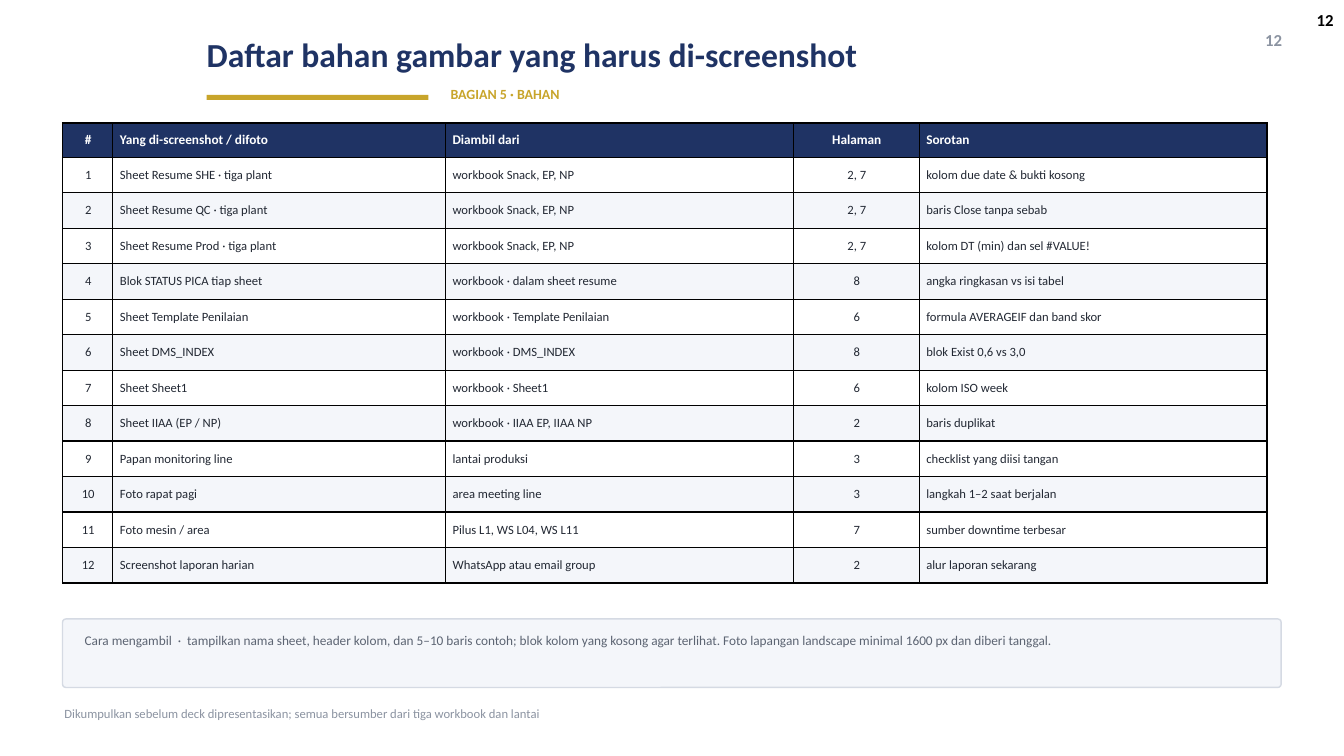
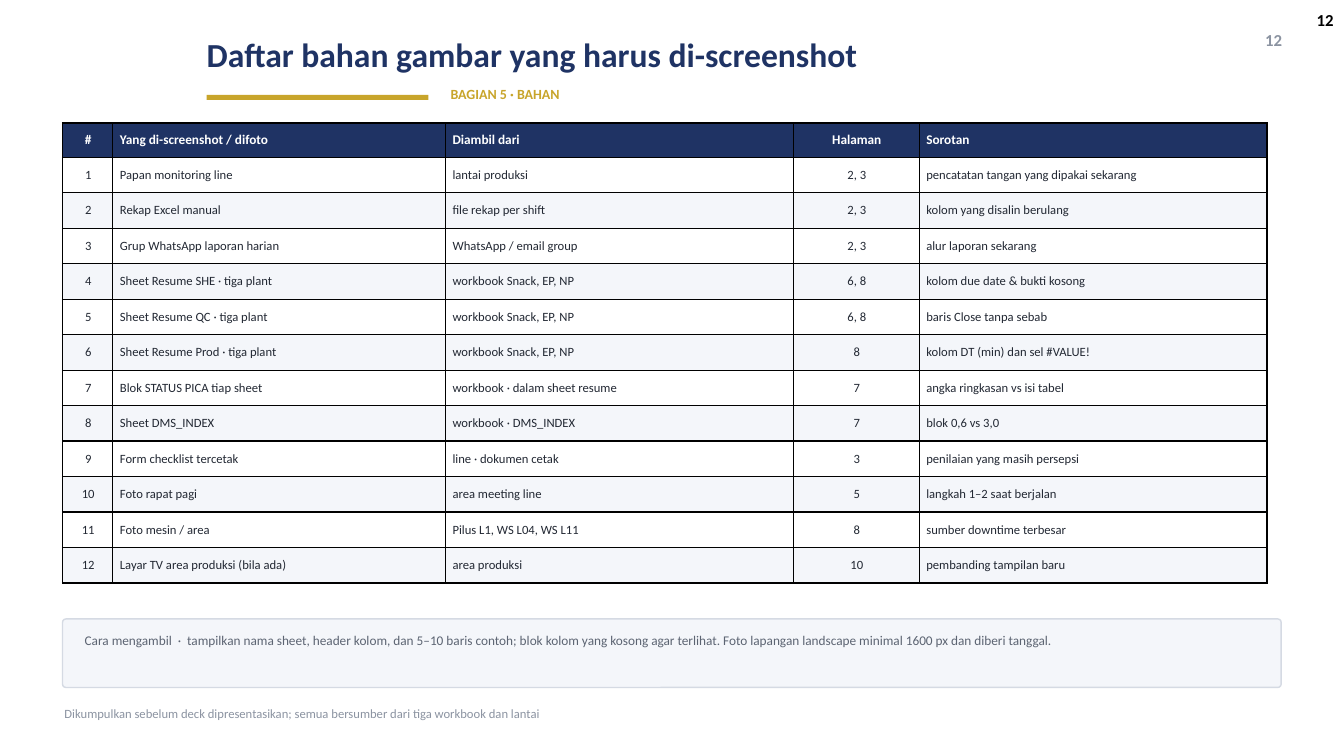
Before and after one commit to GalaxyDust/DailyMonitoringSystem_App, a slide deck: slide 12 of docs/DMS_Digitalisasi_v1.pptx. Drawn at 1344x756 pixels with LibreOffice and Linux fonts; fonts in the diff are those of the drawing; background and template pictures are left out. Boxes give left, top, right and bottom in pixels: in the first picture for what was removed or moved away, otherwise in the second. Text is boxed around its words. In the diff, an @@ line names an element or a change of style, - is before the commit and + after.

Commit message:
docs(ppt): geser fokus deck dari rumus ke peran sistem menggantikan pekerjaan manual

```diff
--- a/docs/DMS_Digitalisasi_v1.pptx
+++ b/docs/DMS_Digitalisasi_v1.pptx
@@ table at (63, 123, 1267, 583) @@
-row 2: 1 | Sheet Resume SHE · tiga plant | workbook Snack, EP, NP | 2, 7 | kolom due date & bukti kosong
+row 2: 1 | Papan monitoring line | lantai produksi | 2, 3 | pencatatan tangan yang dipakai sekarang
-row 3: 2 | Sheet Resume QC · tiga plant | workbook Snack, EP, NP | 2, 7 | baris Close tanpa sebab
+row 3: 2 | Rekap Excel manual | file rekap per shift | 2, 3 | kolom yang disalin berulang
-row 4: 3 | Sheet Resume Prod · tiga plant | workbook Snack, EP, NP | 2, 7 | kolom DT (min) dan sel #VALUE!
+row 4: 3 | Grup WhatsApp laporan harian | WhatsApp / email group | 2, 3 | alur laporan sekarang
-row 5: 4 | Blok STATUS PICA tiap sheet | workbook · dalam sheet resume | 8 | angka ringkasan vs isi tabel
+row 5: 4 | Sheet Resume SHE · tiga plant | workbook Snack, EP, NP | 6, 8 | kolom due date & bukti kosong
-row 6: 5 | Sheet Template Penilaian | workbook · Template Penilaian | 6 | formula AVERAGEIF dan band skor
+row 6: 5 | Sheet Resume QC · tiga plant | workbook Snack, EP, NP | 6, 8 | baris Close tanpa sebab
-row 7: 6 | Sheet DMS_INDEX | workbook · DMS_INDEX | 8 | blok Exist 0,6 vs 3,0
+row 7: 6 | Sheet Resume Prod · tiga plant | workbook Snack, EP, NP | 8 | kolom DT (min) dan sel #VALUE!
-row 8: 7 | Sheet Sheet1 | workbook · Sheet1 | 6 | kolom ISO week
+row 8: 7 | Blok STATUS PICA tiap sheet | workbook · dalam sheet resume | 7 | angka ringkasan vs isi tabel
-row 9: 8 | Sheet IIAA (EP / NP) | workbook · IIAA EP, IIAA NP | 2 | baris duplikat
+row 9: 8 | Sheet DMS_INDEX | workbook · DMS_INDEX | 7 | blok 0,6 vs 3,0
-row 10: 9 | Papan monitoring line | lantai produksi | 3 | checklist yang diisi tangan
+row 10: 9 | Form checklist tercetak | line · dokumen cetak | 3 | penilaian yang masih persepsi
-row 11, column 4: 3
+row 11, column 4: 5
-row 12, column 4: 7
+row 12, column 4: 8
-row 13: 12 | Screenshot laporan harian | WhatsApp atau email group | 2 | alur laporan sekarang
+row 13: 12 | Layar TV area produksi (bila ada) | area produksi | 10 | pembanding tampilan baru
```
Also in this commit, not shown: 10 other slides changed, 2 slides added, 2 slides removed, 1 other file.
